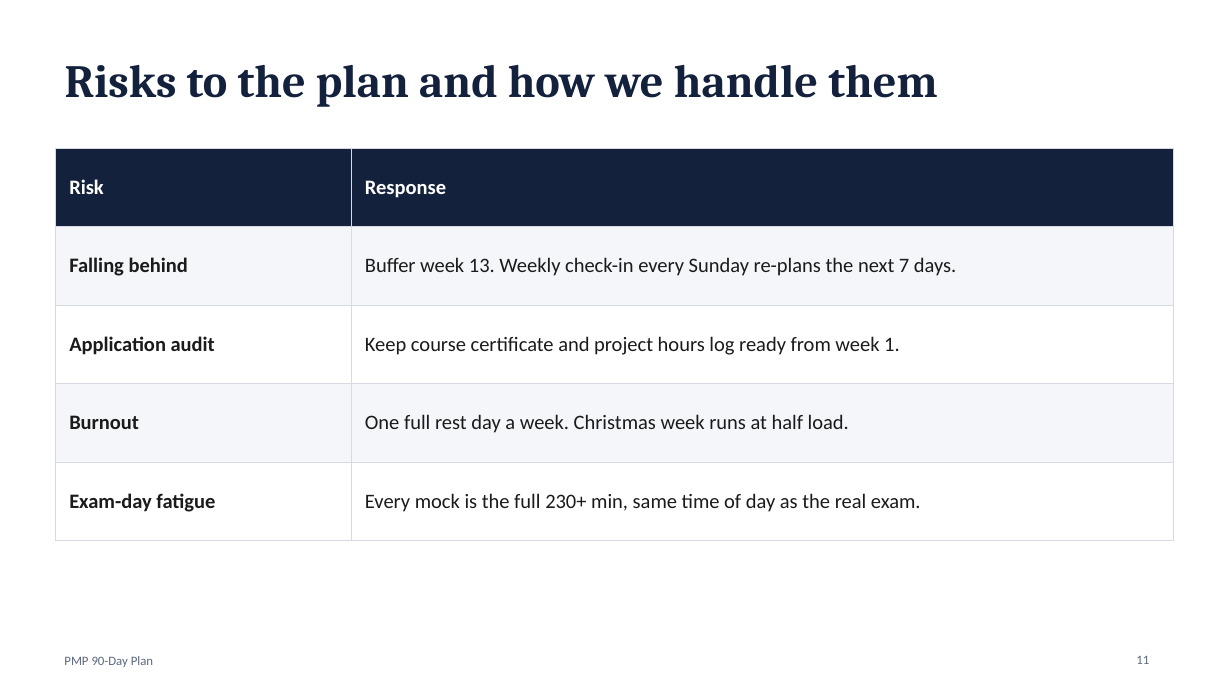
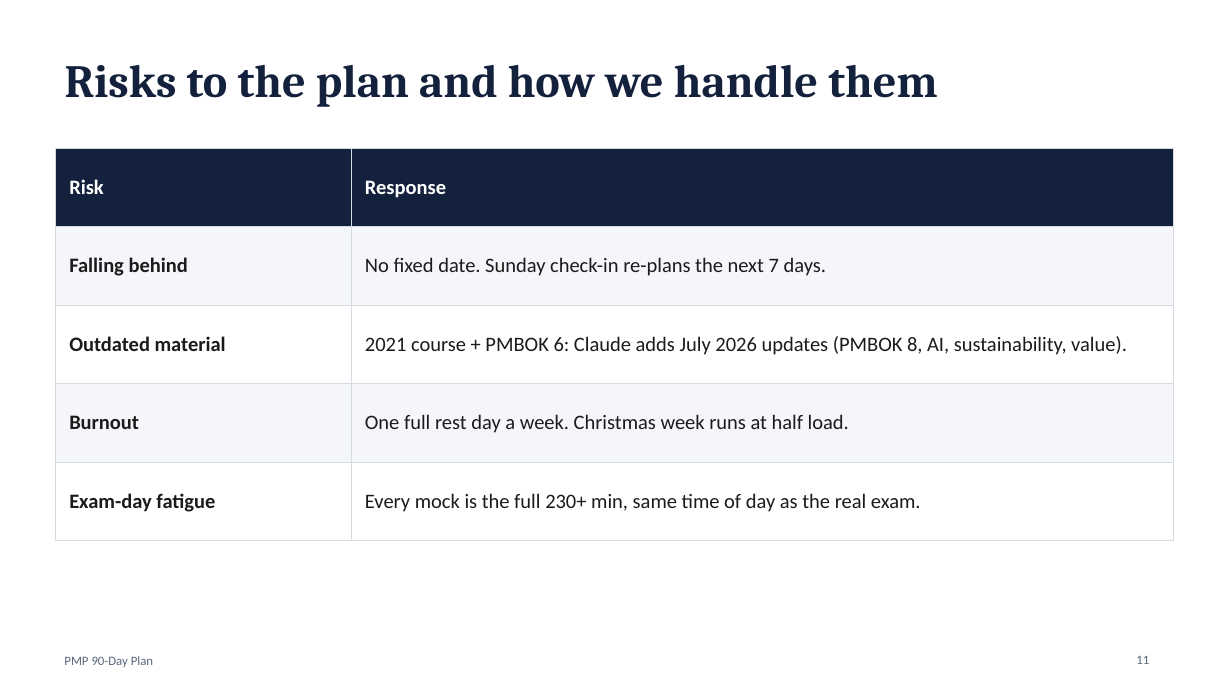
Before and after one commit to pushkar251019/Github, a slide deck: slide 11 of PMP_90_Day_Study_Plan.pptx. Drawn at 1232x693 pixels with LibreOffice and Linux fonts; fonts in the diff are those of the drawing. Boxes give left, top, right and bottom in pixels: in the first picture for what was removed or moved away, otherwise in the second. Text is boxed around its words. In the diff, an @@ line names an element or a change of style, - is before the commit and + after.

```diff
--- a/PMP_90_Day_Study_Plan.pptx
+++ b/PMP_90_Day_Study_Plan.pptx
@@ table at (55, 148, 1174, 516) @@
-row 2, column 2: Buffer week 13. Weekly check-in every Sunday re-plans the next 7 days.
+row 2, column 2: No fixed date. Sunday check-in re-plans the next 7 days.
-row 3, column 1: Application audit
+row 3, column 1: Outdated material
-row 3, column 2: Keep course certificate and project hours log ready from week 1.
+row 3, column 2: 2021 course + PMBOK 6: Claude adds July 2026 updates (PMBOK 8, AI, sustainability, value).
```
Also in this commit, not shown: 8 other slides changed.
